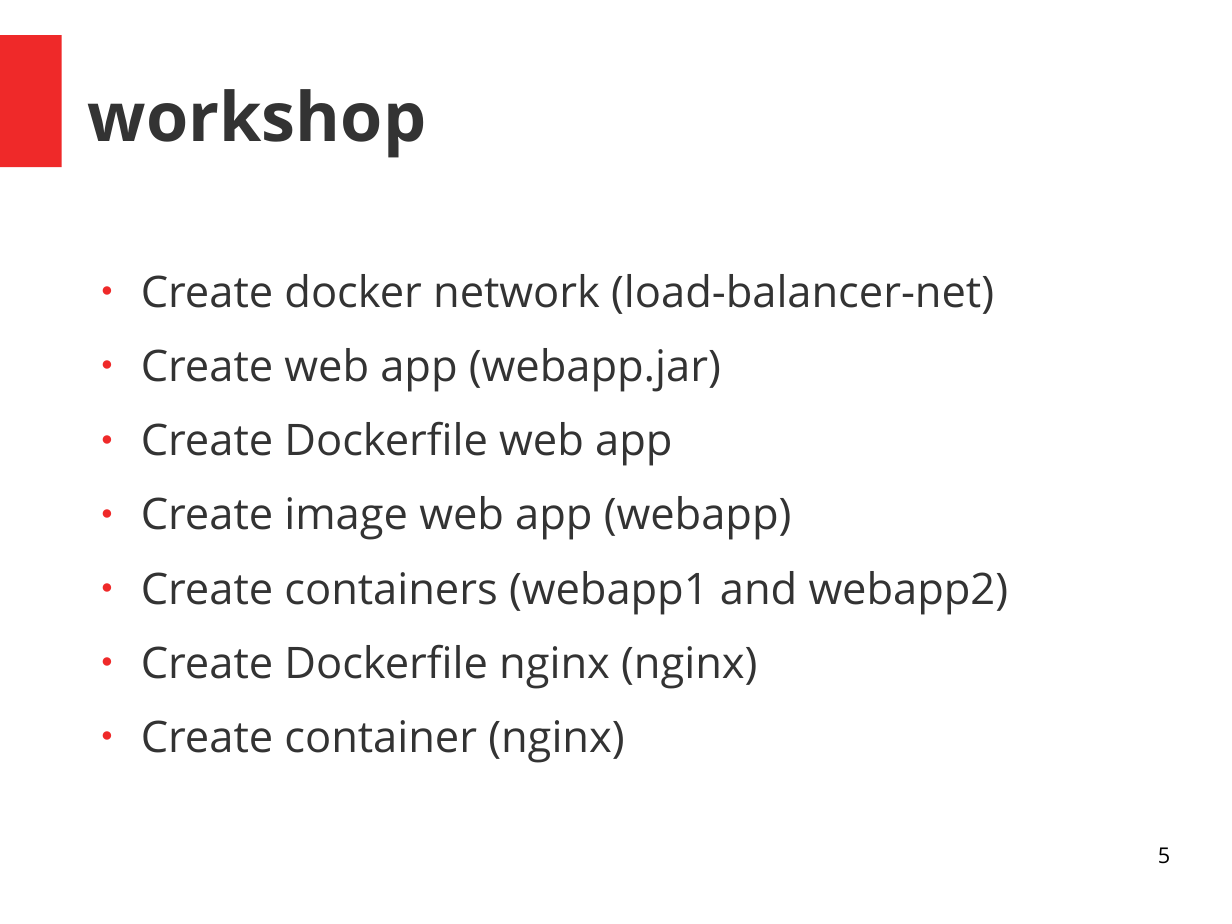
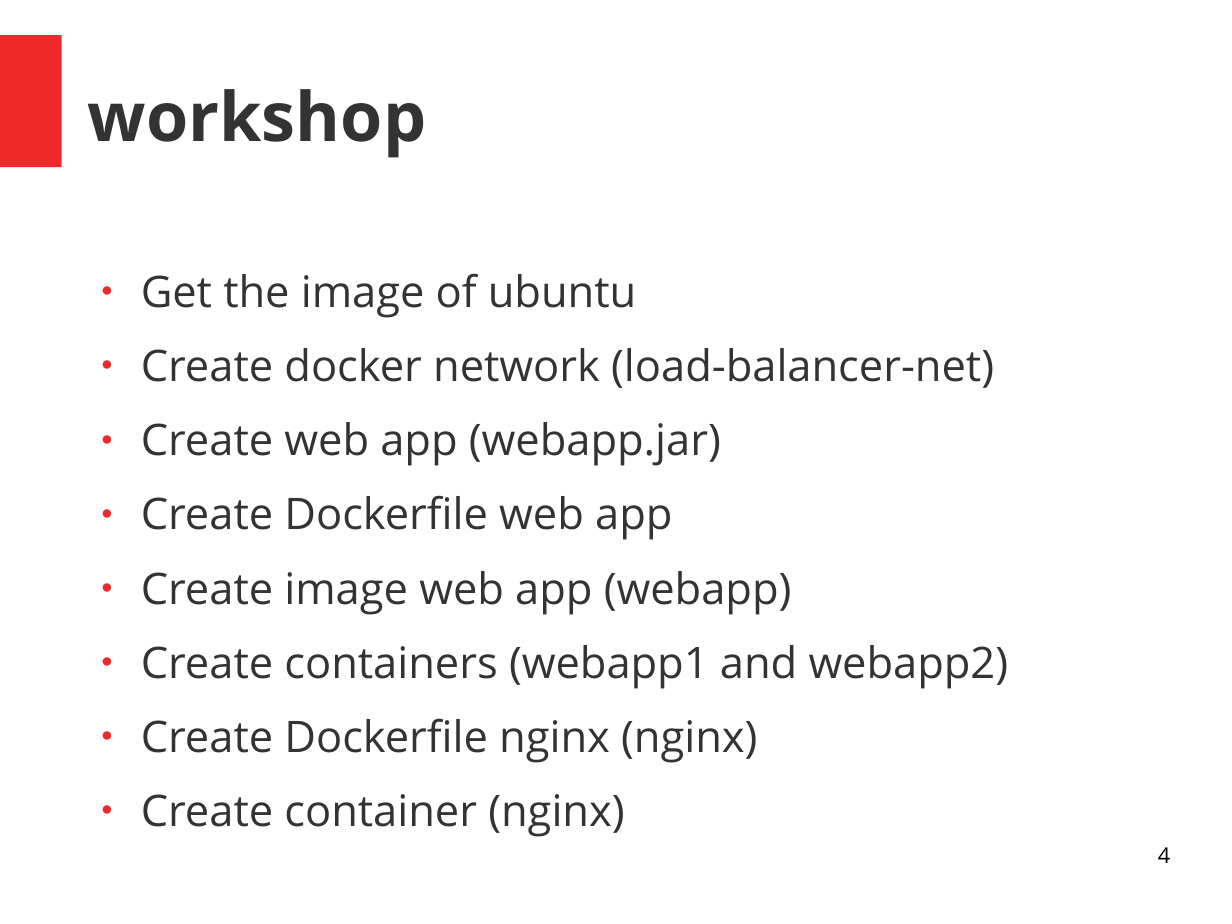
Before and after one commit to skuarch/dockerJava, a slide deck: slide 4 of dockerAndJava.odp (slide 5 before the commit). Drawn at 1232x924 pixels with LibreOffice and Linux fonts; fonts in the diff are those of the drawing. Boxes give left, top, right and bottom in pixels: in the first picture for what was removed or moved away, otherwise in the second. Text is boxed around its words. In the diff, an @@ line names an element or a change of style, - is before the commit and + after.

```diff
--- a/dockerAndJava.odp
+++ b/dockerAndJava.odp
@@ text at <box>141,273,636,318</box>: paragraph added @@
+● Get the image of ubuntu
@@ page number at <box>1158,847,1170,863</box>: text changed @@
-5
+4
```
Also in this commit, not shown: 6 other slides changed, 6 slides added, 1 slide removed.
